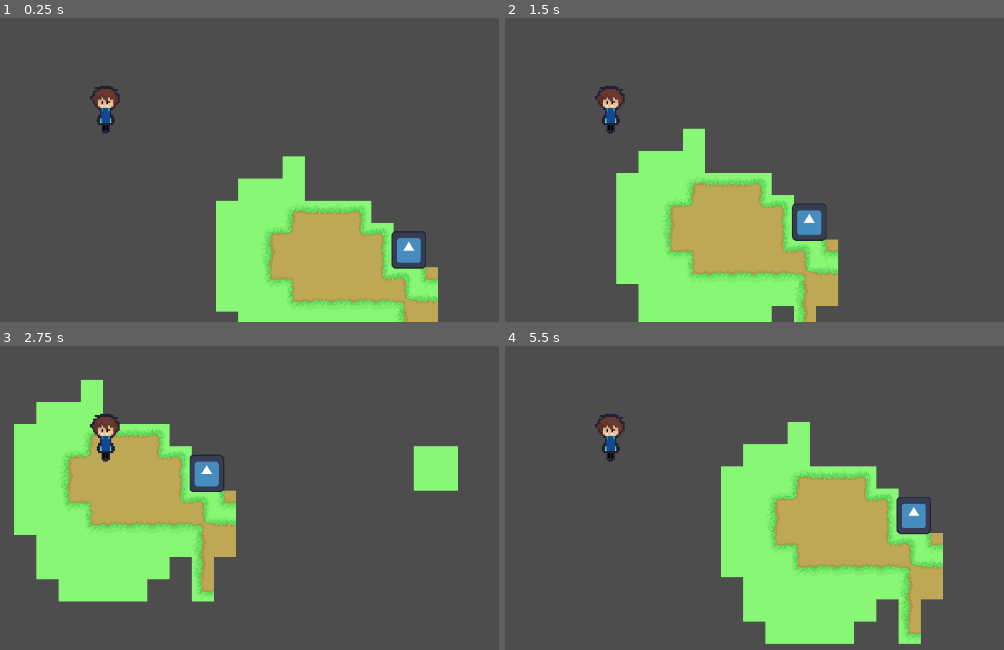
Above: before the commit, frames 1-4 (two rows, left to right).
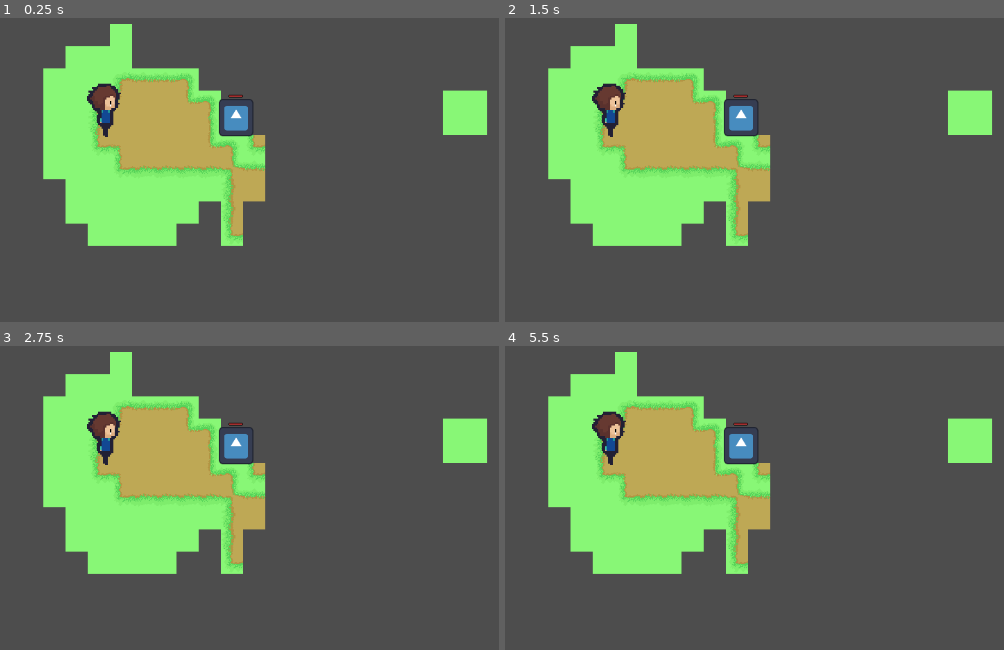
Above: after the commit, the same moments.

Repository: ShreeZilla78/soccer
Game: Godot game, scene res://Scenes/soccer.tscn
The game is run twice, just before and just after one commit, with the same random seed, the same clock (stepped at 60 frames per second) and the same inputs. The engine's default icon, where the game draws it, is replaced by a stand-in: a white triangle on a blue panel in a dark square.
Inputs:
- Up to frame 1 (0.25 s): no input
- Up to frame 2 (1.5 s): tap Enter at 0.5 s; hold D (right) 0.53-1.28 s; hold Space (attack, bound only after the commit) 0.53-1.28 s; hold S (down) from 1.28 s (still down); tap Space (attack, bound only after the commit) at 1.35 s
- Up to frame 3 (2.75 s): release S (down) at 2.03 s; hold D (right) from 2.03 s (still down); hold Space (attack, bound only after the commit) from 2.03 s (still down)
- Up to frame 4 (5.5 s): release D (right) at 2.78 s; release Space (attack, bound only after the commit) at 2.78 s; hold W (up) 2.78-3.53 s; tap Space (attack, bound only after the commit) at 2.85, 4.35 s; hold Space (attack, bound only after the commit) 3.53-4.28 s; hold A (left) 3.53-5.03 s; hold S (down) from 5.03 s (still down); hold Space (attack, bound only after the commit) from 5.03 s (still down)

The runs differ from the first frame. In frame 1, 39% of the frame differs, in the area x 8-98%, y 1-100%; in frame 2, 33%; in frame 3, 22%; in frame 4, 42%, in the area x 8-98%, y 1-99%.

Commit message:
currently have made it so that the hitbox moves with the player and the attacks do decrease health Problems: The player frezes after using 1 attack. Check for the hitbox_offset and for if the player knows what to do after attack The enemy AI bugged out and is no longer following the player. Check for what is happening as the enmy detects the player, I think it might be because the Vector2 gets set to ZERO in the ready() function

Diff:
--- a/Scenes/enemy.tscn
+++ b/Scenes/Termite.tscn
@@ -2,18 +2,21 @@
 
 [ext_resource type="Script" uid="uid://t5ln1175jr43" path="res://Scripts/enemy.gd" id="1_1f0kj"]
 [ext_resource type="Texture2D" uid="uid://d0wufpmvvqvjv" path="res://icon.svg" id="1_7k104"]
+[ext_resource type="PackedScene" uid="uid://tqqh5nethot3" path="res://Scenes/healthbar.tscn" id="3_afpow"]
 
 [sub_resource type="RectangleShape2D" id="RectangleShape2D_4gyqm"]
+size = Vector2(31.333334, 34.666668)
 
 [sub_resource type="CircleShape2D" id="CircleShape2D_afpow"]
 radius = 157.27682
 
-[node name="Enemy" type="CharacterBody2D" unique_id=1040112045]
+[node name="Termite" type="CharacterBody2D" unique_id=1040112045]
 collision_layer = 2
 collision_mask = 0
 script = ExtResource("1_1f0kj")
 
 [node name="hitbox" type="CollisionShape2D" parent="." unique_id=1169096430]
+position = Vector2(1.5000014, -2.9999995)
 scale = Vector2(1.5, 1.5)
 shape = SubResource("RectangleShape2D_4gyqm")
 
@@ -23,9 +26,14 @@
 texture = ExtResource("1_7k104")
 
 [node name="Wander" type="Area2D" parent="." unique_id=350221459]
+collision_layer = 2
+collision_mask = 0
 
 [node name="CollisionShape2D" type="CollisionShape2D" parent="Wander" unique_id=504159243]
 shape = SubResource("CircleShape2D_afpow")
 
+[node name="Healthbar" parent="." unique_id=680834237 instance=ExtResource("3_afpow")]
+position = Vector2(-10, -35)
+
 [connection signal="body_entered" from="Wander" to="." method="_on_wander_body_entered"]
 [connection signal="body_exited" from="Wander" to="." method="_on_wander_body_exited"]
--- a/Scenes/healthbar.tscn
+++ b/Scenes/healthbar.tscn
@@ -1,9 +1,11 @@
 [gd_scene format=3 uid="uid://tqqh5nethot3"]
 
 [ext_resource type="Texture2D" uid="uid://dwl7ybs5e6nro" path="res://Assets/HealthbarDead.png" id="1_1v5t1"]
+[ext_resource type="Script" uid="uid://df8il5puiiydb" path="res://Scripts/healthbar.gd" id="1_bngtt"]
 [ext_resource type="Texture2D" uid="uid://8ucd752ikcqq" path="res://Assets/Healthbar.png" id="2_bngtt"]
 
 [node name="Healthbar" type="Node2D" unique_id=680834237]
+script = ExtResource("1_bngtt")
 
 [node name="HealthbarDead" type="Sprite2D" parent="." unique_id=1820684429]
 texture_filter = 1
--- a/Scenes/player.tscn
+++ b/Scenes/player.tscn
@@ -1,13 +1,13 @@
 [gd_scene format=3 uid="uid://dce87ynis0iu0"]
 
 [ext_resource type="Script" uid="uid://dop7yyrcrh8j3" path="res://Scripts/player.gd" id="1_4flbx"]
-[ext_resource type="Texture2D" uid="uid://briydueln3u3n" path="res://Idle/Adam.png" id="2_i3pqv"]
+[ext_resource type="Texture2D" uid="uid://bhuvrd1mse674" path="res://Idle/Adam2.png" id="2_cvnsp"]
 
 [sub_resource type="RectangleShape2D" id="RectangleShape2D_onrkg"]
 size = Vector2(12, 43)
 
 [sub_resource type="RectangleShape2D" id="RectangleShape2D_cvnsp"]
-size = Vector2(12, 31)
+size = Vector2(21.538849, 35.062656)
 
 [node name="Player" type="CharacterBody2D" unique_id=663727685]
 slide_on_ceiling = false
@@ -16,17 +16,22 @@
 [node name="Sprite2D" type="Sprite2D" parent="." unique_id=466823239]
 texture_filter = 1
 scale = Vector2(2.3749998, 2.4960945)
-texture = ExtResource("2_i3pqv")
+texture = ExtResource("2_cvnsp")
 
 [node name="CollisionShape2D" type="CollisionShape2D" parent="." unique_id=288271390]
-position = Vector2(-2, 0)
 shape = SubResource("RectangleShape2D_onrkg")
 
 [node name="Camera2D" type="Camera2D" parent="." unique_id=174885439]
 position = Vector2(-10, -20)
 
 [node name="Hitbox" type="Area2D" parent="." unique_id=228248621]
+position = Vector2(26, 4)
+scale = Vector2(1.995, 1.995)
+collision_mask = 2
+metadata/_edit_group_ = true
 
 [node name="CollisionShape2D" type="CollisionShape2D" parent="Hitbox" unique_id=584257440]
-position = Vector2(0, 5.5)
+position = Vector2(-4.7683716e-07, 0)
 shape = SubResource("RectangleShape2D_cvnsp")
+
+[connection signal="body_entered" from="Hitbox" to="." method="_on_hitbox_body_entered"]
--- a/Scenes/soccer.tscn
+++ b/Scenes/soccer.tscn
@@ -2,7 +2,7 @@
 
 [ext_resource type="Texture2D" uid="uid://cbwbaclup81y7" path="res://Assets/Map/Path Webtyler.png" id="1_y2i4j"]
 [ext_resource type="PackedScene" uid="uid://dce87ynis0iu0" path="res://Scenes/player.tscn" id="2_ujywx"]
-[ext_resource type="PackedScene" uid="uid://dufr0wpe0pwxg" path="res://Scenes/enemy.tscn" id="3_kmtla"]
+[ext_resource type="PackedScene" uid="uid://dufr0wpe0pwxg" path="res://Scenes/Termite.tscn" id="3_kmtla"]
 
 [sub_resource type="CanvasItemMaterial" id="CanvasItemMaterial_3psjf"]
 
@@ -44,7 +44,7 @@
 tile_set = SubResource("TileSet_2u5tl")
 
 [node name="Player" parent="." unique_id=440439963 instance=ExtResource("2_ujywx")]
-position = Vector2(2, -1)
+position = Vector2(251, 190)
 
 [node name="Enemy" parent="." unique_id=1040112045 instance=ExtResource("3_kmtla")]
 position = Vector2(437, 201)
--- a/Scripts/enemy.gd
+++ b/Scripts/enemy.gd
@@ -14,14 +14,19 @@
 func _physics_process(delta: float) -> void:
 	if is_dead and target:
 		_attack(delta)
+	elif target:
+		var direction = (target.position - position).normalized()
+		velocity = direction * SPEED
+		move_and_slide()
+	else:
+		velocity = Vector2.ZERO
 
 func _attack(delta: float) -> void:
-
 	var direction = (target.position - position).normalized()
 	position += direction * SPEED * delta
 
 
-func take_damage(amount: int) -> void:
+func take_damage(amount: int, attacker_position: Vector2) -> void:
 	health -= amount
 	health_bar.update_health_bar(health)
 	if health <= 0:
@@ -29,7 +34,7 @@
 	else:
 		print(health)
 		#knockback
-		var knockback_direction = (position - target.position).normalized()
+		var knockback_direction = (position - attacker_position).normalized()
 		var target_position = position + knockback_direction * KNOCKBACK_FORCE
 
 		var tween = create_tween()
--- a/Scripts/healthbar.gd
+++ b/Scripts/healthbar.gd
@@ -2,7 +2,7 @@
 
 
 # Called when the node enters the scene tree for the first time.
-@onready var health_bar: Sprite2D = $HealthBar
+@onready var health_bar: Sprite2D = $Healthbar
 @onready var default_width = health_bar.region_rect.size.x
 @onready var default_height = health_bar.region_rect.size.y
 
--- a/Scripts/player.gd
+++ b/Scripts/player.gd
@@ -1,19 +1,85 @@
 extends CharacterBody2D
 
-var direction: Vector2 = Vector2(1, 1)
-var speed: int = 201
+const SPEED: int = 201
+const max_health: int = 3
+
+var health: int = max_health
+var last_direction: Vector2 = Vector2.RIGHT
+var is_attacking: bool = false
+var hitbox_offset: Vector2
+var strength: int = 8
+
+@onready var hitbox: Area2D = $Hitbox
+
+func _ready() -> void:
+    hitbox_offset = hitbox.position
 
 func _process(delta: float) -> void:
-    direction = Input.get_vector("left", "right", "up", "down")
-    velocity = direction * speed
 
+    hitbox.monitoring = false
+
+
+    if Input.is_action_pressed("attack") and not is_attacking:
+        attack()
+
+    if is_attacking:
+        velocity = Vector2.ZERO
+        return
+
+    _process_movement()
     move_and_slide()
 
-func animation():
-    if direction:
-        $AnimatedSptire2D.flip_h = direction.x > 0
-        #make sure that the animated sprite is the left
-    if direction.x != 0:
-        $AnimatedSprite2D.animation = "left" if direction.x < 0 else "right"
-    if direction.y != 0:
-        $AnimatedSprite2D.animation = "up" if direction.y < 0 else "down"
+# func animation():
+#     if direction:
+#         $AnimatedSptire2D.flip_h = direction.x > 0
+#         #make sure that the animated sprite is the left
+#     if direction.x != 0:
+#         $AnimatedSprite2D.animation = "left" if direction.x < 0 else "right"
+#     if direction.y != 0:
+#         $AnimatedSprite2D.animation = "up" if direction.y < 0 else "down"
+
+# func animation(dir: Vector2) -> void:
+#     if dir.x != 0:
+#         animated_sprite_2d.flip_h = dir.x<0
+#         animated_sprite_2d.animation = "left" if dir.x < 0 else "right"
+#     elif dir.y != 0:
+#         animated_sprite_2d.animation = "up" if dir.y < 0 else "down"
+
+func _process_movement() -> void:
+    var direction = Input.get_vector("left", "right", "up", "down")
+
+    velocity = direction * SPEED
+    last_direction = direction
+    # if direction != Vector2.ZERO:
+    #     velocity = direction * SPEED
+    #     last_direction = direction
+    # else:
+    #     velocity = Vector2.ZERO
+
+    update_hitbox_offset()
+
+func attack() -> void:
+    is_attacking = true
+    hitbox.monitoring = true
+    #play_animation("attack", last_direction)
+    #put the name of the animation as attack
+
+
+# Hitbox functions
+func update_hitbox_offset() -> void:
+    var x = hitbox_offset.x
+    var y = hitbox_offset.y
+
+    match last_direction:
+        Vector2.LEFT:
+            hitbox.position = Vector2(-x,y)
+        Vector2.RIGHT:
+            hitbox.position = Vector2(x,y)
+        Vector2.UP:
+            hitbox.position = Vector2(y,-x)
+        Vector2.DOWN:
+            hitbox.position = Vector2(-y,x)
+
+func _on_hitbox_body_entered(body: Node2D) -> void:
+    if is_attacking and body.name.begins_with("Termite"):
+        body.take_damage(strength)
--- a/project.godot
+++ b/project.godot
@@ -41,6 +41,11 @@
 , Object(InputEventKey,"resource_local_to_scene":false,"resource_name":"","device":-1,"window_id":0,"alt_pressed":false …(186 unchanged characters)…
 ]
 }
+attack={
+"deadzone": 0.2,
+"events": [Object(InputEventKey,"resource_local_to_scene":false,"resource_name":"","device":-1,"window_id":0,"alt_pressed":false,"shift_pressed":false,"ctrl_pressed":false,"meta_pressed":false,"pressed":false,"keycode":0,"physical_keycode":32,"key_label":0,"unicode":32,"location":0,"echo":false,"script":null)
+]
+}
 
 [physics]
 
Binary file added: Idle/Adam2.png
Not shown, added: Idle/Adam2.png.import
Not shown, added: export_presets.cfg
